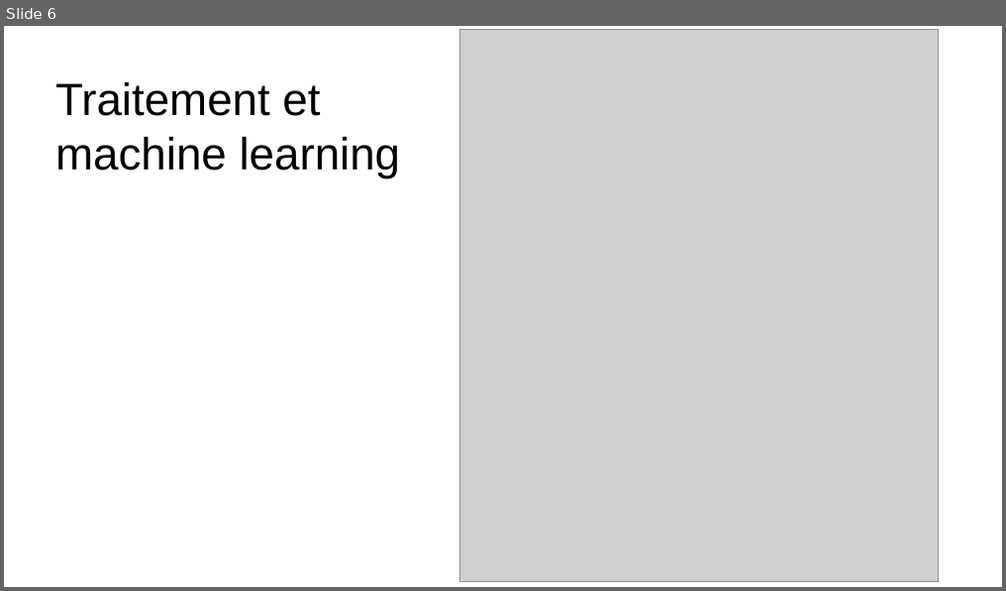
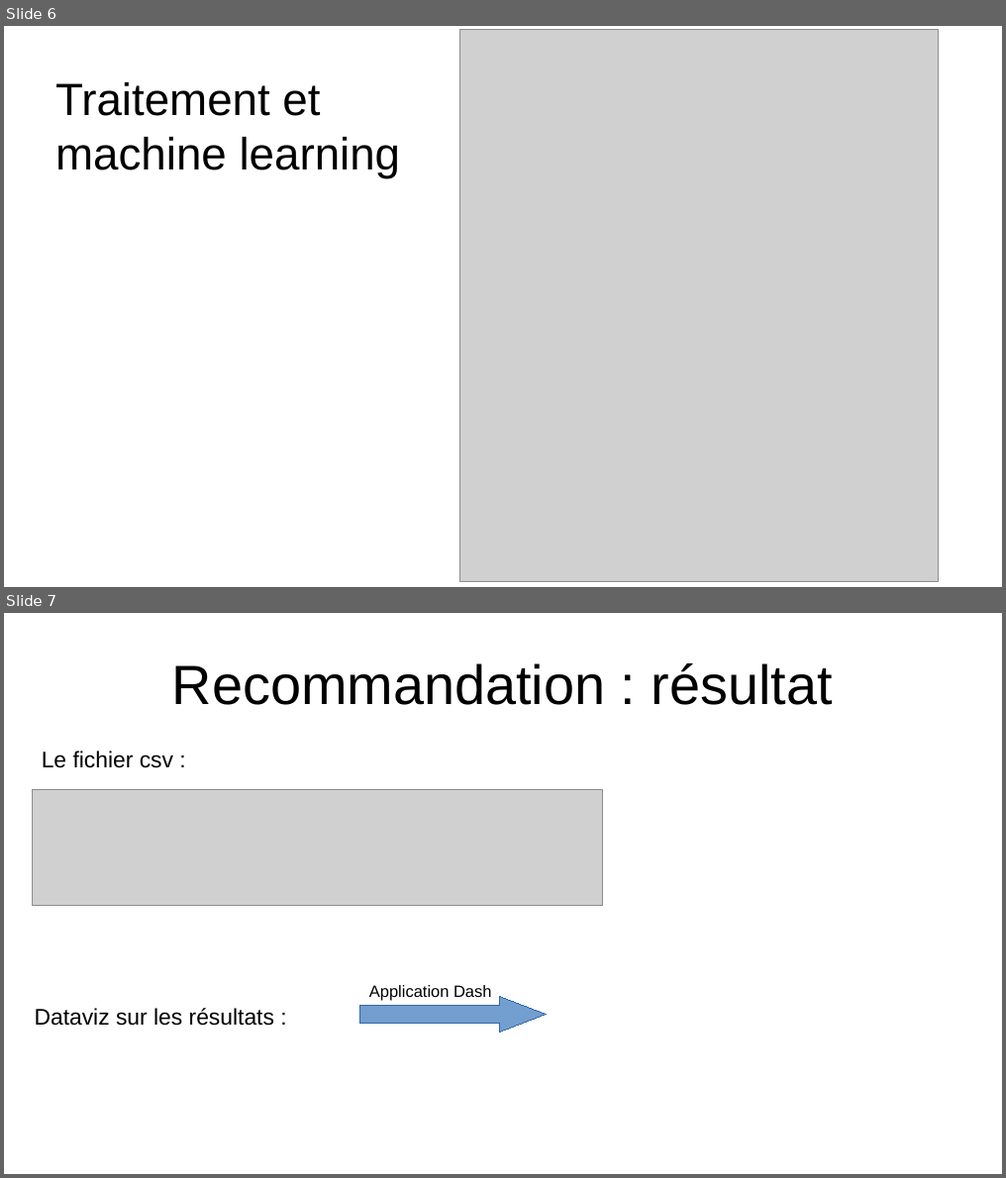
Before and after one commit to Koorg1996/filrouge, a slide deck: pieces_a_rendre/diapos.odp. Shown one above the other, each under a label of ours: slide 6 before the commit, slides 6 and 7 after it. The pictures are 1006x591 and 1006x1178 pixels, drawn with LibreOffice and Linux fonts; fonts in the diff are those of the drawing; grey boxes stand for pictures. Boxes give left, top, right and bottom in pixels: in the first picture for what was removed or moved away, otherwise in the second. Text is boxed around its words. In the diff, an @@ line names an element or a change of style, - is before the commit and + after.

```diff
--- a/pieces_a_rendre/diapos.odp
+++ b/pieces_a_rendre/diapos.odp
@@ slide 7 added at (4,613,1002,1174), background #FFFFFF @@
@@ title added at (172,663,833,705), 44 pt, text #000000 @@
+Recommandation : résultat
@@ text added at (42,751,173,768), 18 pt, text #000000 @@
+Le fichier csv :
@@ picture added at (32,789,603,905) @@
@@ right arrow added at (360,997,547,1033), fill #729FCF, outline #3465A4 0 pt @@
@@ text added at (369,985,491,1000), 13 pt, text #000000 @@
+Application Dash
@@ text added at (35,1008,274,1026), 18 pt, text #000000 @@
+Dataviz sur les résultats :
```
Also in this commit, not shown: 2 other slides added, 1 slide removed, 5 other files.
